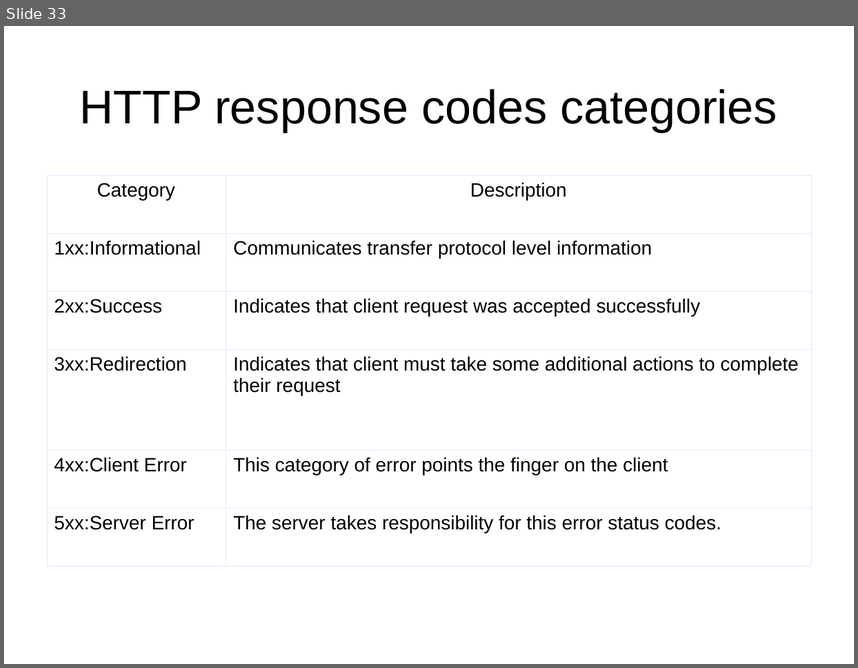
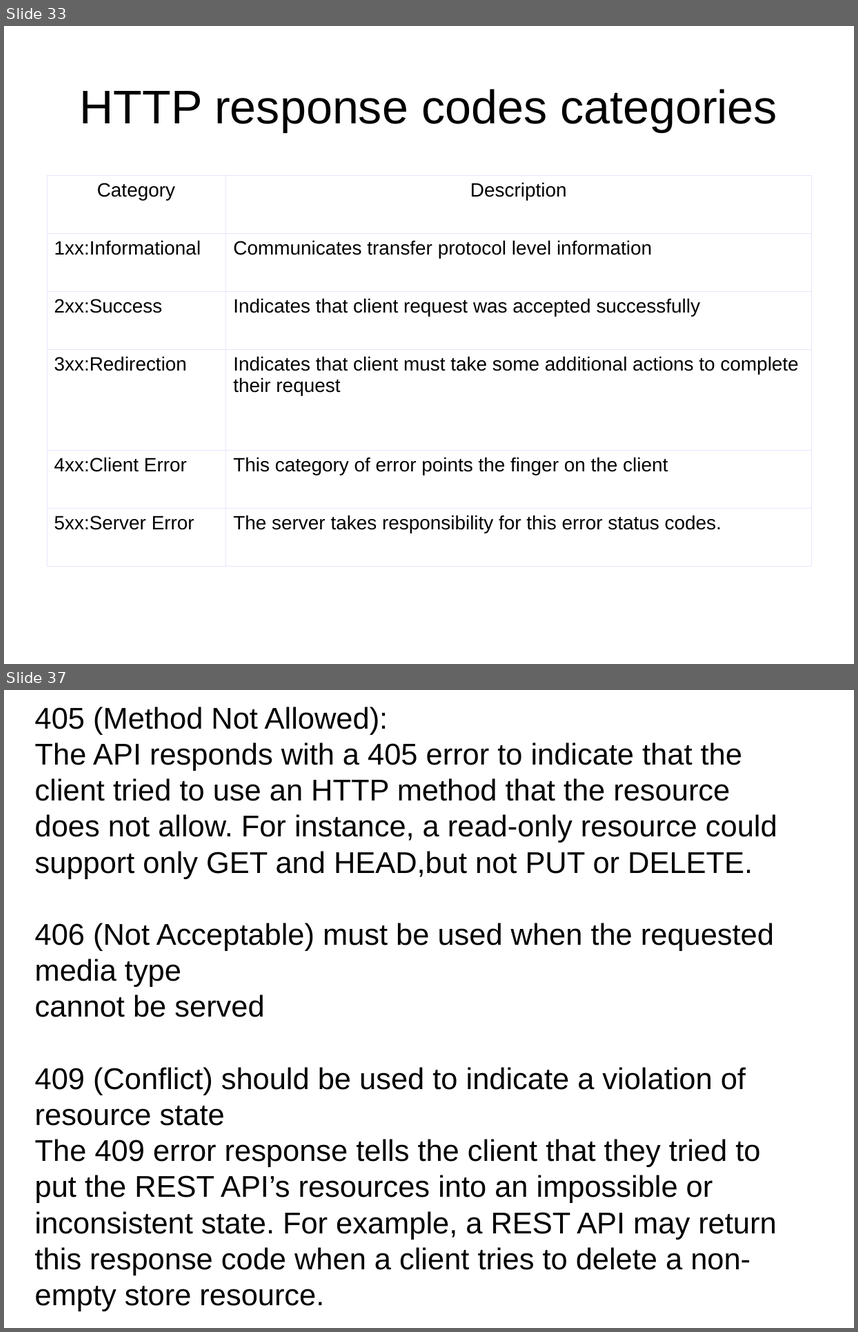
Before and after one commit to netzu/rest-presentation, a slide deck: RestfulFundaments.odp. Shown one above the other, each under a label of ours: slide 33 before the commit, slides 33 and 37 after it; the slides between them are not shown. The pictures are 858x668 and 858x1332 pixels, drawn with LibreOffice and Linux fonts; fonts in the diff are those of the drawing. Boxes give left, top, right and bottom in pixels: in the first picture for what was removed or moved away, otherwise in the second. Text is boxed around its words. In the diff, an @@ line names an element or a change of style, - is before the commit and + after.

```diff
--- a/RestfulFundaments.odp
+++ b/RestfulFundaments.odp
@@ slide 37 added at (x1=4, y1=690, x2=854, y2=1328), background #FFFFFF @@
@@ subtitle added at (x1=35, y1=707, x2=777, y2=1275), 28 pt, text #000000 @@
+405 (Method Not Allowed):
+The API responds with a 405 error to indicate that the client tried to use an HTTP method that the resource does not allow. For instance, a read-only resource could support only GET and HEAD,but not PUT or DELETE.
+406 (Not Acceptable) must be used when the requested media type
+cannot be served
+409 (Conflict) should be used to indicate a violation of resource state
+The 409 error response tells the client that they tried to put the REST API’s resources into an impossible or inconsistent state. For example, a REST API may return this response code when a client tries to delete a non-empty store resource.
```
Also in this commit, not shown: 2 slides changed, 16 other slides added, 1 other file.
